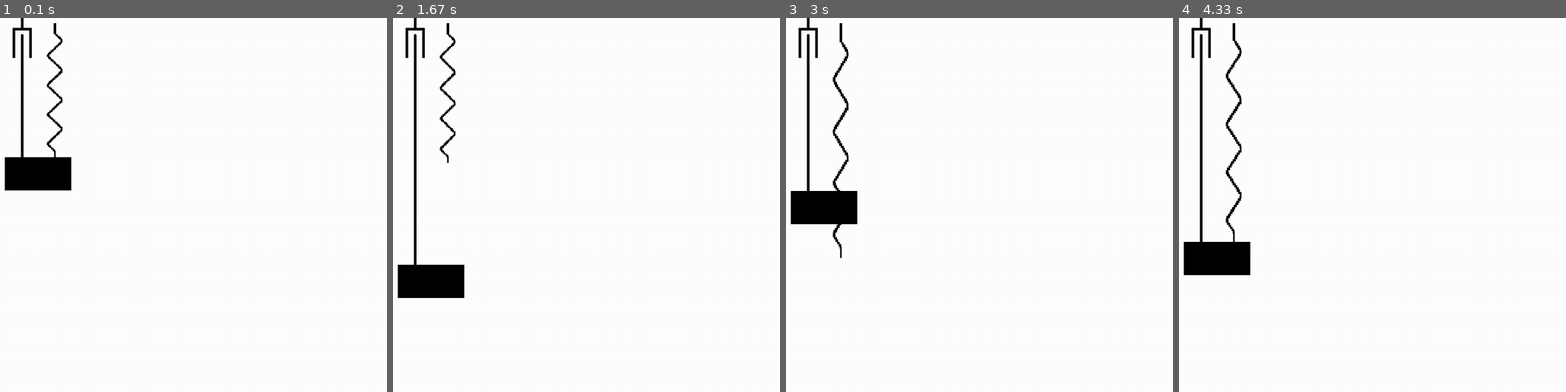
Above: before the commit, frames 1-4 (left to right).
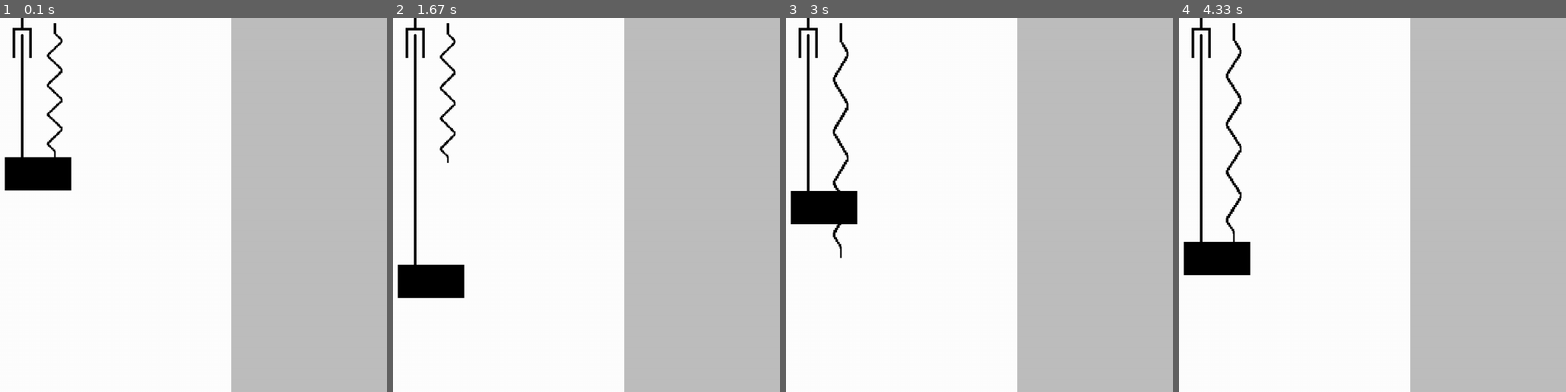
Above: after the commit, the same moments.

Repository: KamilGrundas/Damping_Simulator
Game: pygame game, started from code/main.py
Two runs of this game, one before a commit and one after it. Both use one fixed random seed, a clock stepped at 60 frames per second and the inputs below.
Inputs:
- Up to frame 1 (0.1 s): no input
- Up to frame 2 (1.67 s): tap W at 0.33 s
- Up to frame 3 (3 s): tap C at 1.67 s; tap W at 2.07, 2.37, 2.57, 2.87 s
- Up to frame 4 (4.33 s): tap C at 3.4 s

The runs differ from the first frame. In frame 1, 40% of the frame differs, in the area x 59-100%, y 0-100%; in frame 2, 40%; in frame 3, 40%; in frame 4, 40%.

Commit message:
Added side menu

Diff:
--- a/code/level.py
+++ b/code/level.py
@@ -4,11 +4,13 @@
 from spring import Spring
 from silencer import Silencer
 from connector import Connector
+from side_menu import SideMenu
 
 class Level:
 	def __init__(self):
 
 		self.pause = False
+
 
 		# get the display surface
 		self.display_surface = pygame.display.get_surface()
@@ -19,6 +21,7 @@
 		self.setup()
 
 	def setup(self):
+		self.side_menu = SideMenu((SCREEN_WIDTH-SIDE_MENU_WIDTH/2,SCREEN_HEIGHT/2), self.all_sprites)
 		self.circle = Circle((SCREEN_WIDTH/2 -32,300), self.all_sprites)
 		self.spring = Spring((SCREEN_WIDTH/2,10),self.circle, self.all_sprites)
 		self.silencer = Silencer((SCREEN_WIDTH/2 - 64,100),self.circle, self.all_sprites)
--- a/code/settings.py
+++ b/code/settings.py
@@ -2,6 +2,7 @@
 # screen
 SCREEN_WIDTH = 1280
 SCREEN_HEIGHT = 720
+SIDE_MENU_WIDTH = 300
 TILE_SIZE = 64
 
 # overlay positions
--- /dev/null
+++ b/code/side_menu.py
@@ -0,0 +1,11 @@
+import pygame
+from settings import *
+
+class SideMenu(pygame.sprite.Sprite):
+    def __init__(self, pos, group):
+        super().__init__(group)
+
+
+        self.image = pygame.Surface((SIDE_MENU_WIDTH, SCREEN_HEIGHT))
+        self.image.fill("grey")
+        self.rect = self.image.get_rect(center=pos)
Binary file added: concept/interface_concept.png
